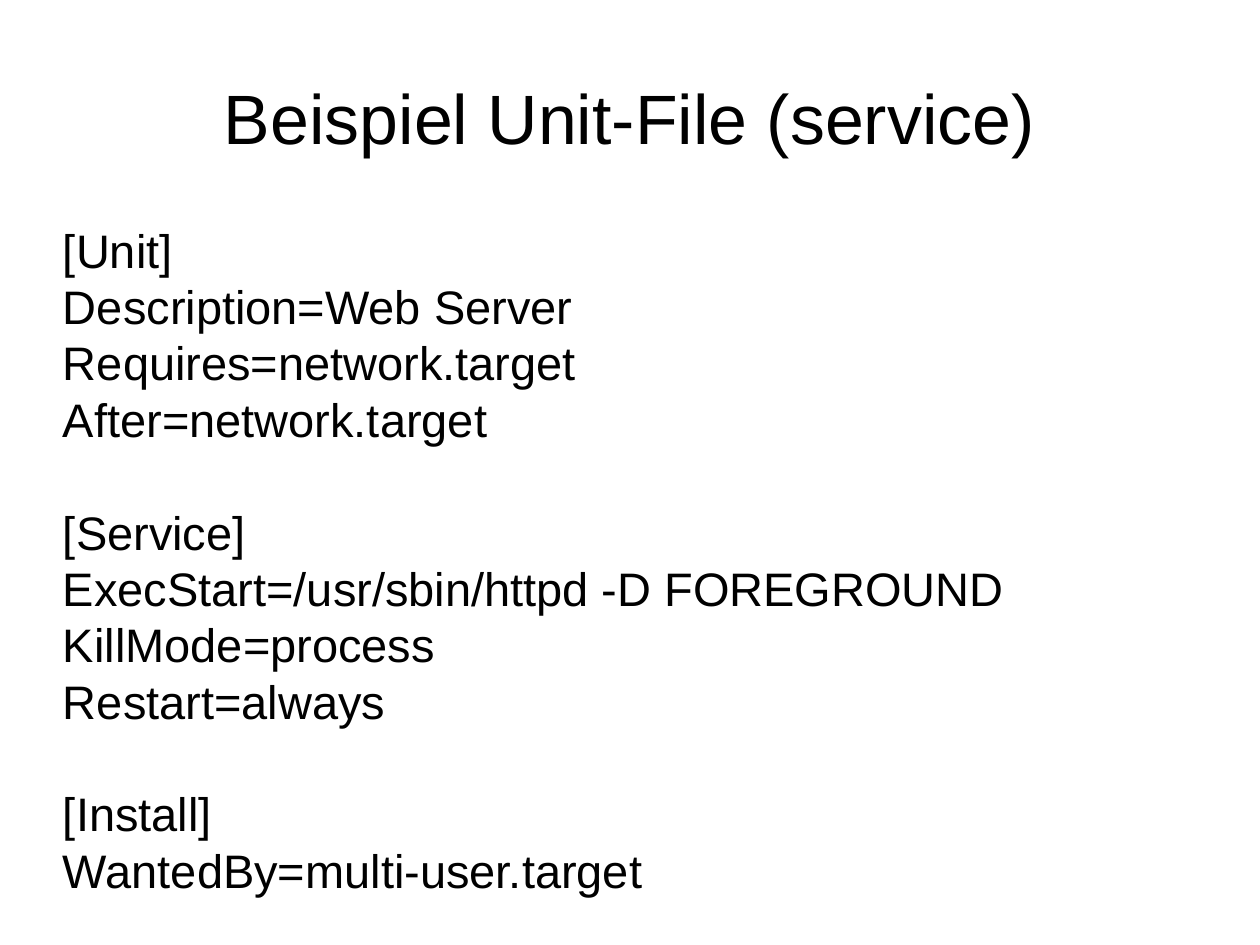
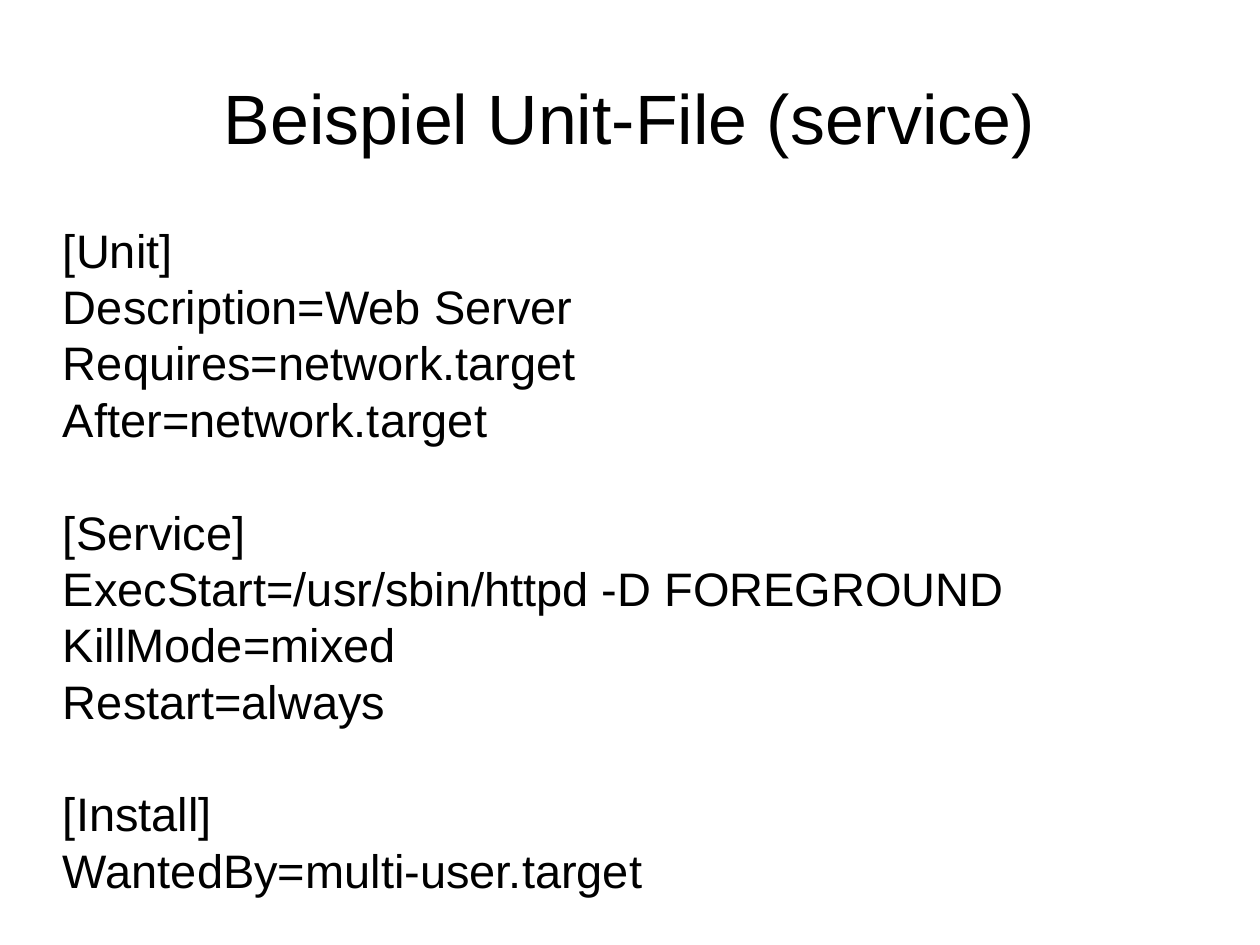
Before and after one commit to adfinis/adsy-trainings, a slide deck: slide 7 of SSA_SUSE-System-Administration/1001_systemd/modul_systemd_1001_01_slides.odp. Drawn at 1260x945 pixels with LibreOffice and Linux fonts; fonts in the diff are those of the drawing. Boxes give left, top, right and bottom in pixels: in the first picture for what was removed or moved away, otherwise in the second. Text is boxed around its words. In the diff, an @@ line names an element or a change of style, - is before the commit and + after.

```diff
--- a/SSA_SUSE-System-Administration/1001_systemd/modul_systemd_1001_01_slides.odp
+++ b/SSA_SUSE-System-Administration/1001_systemd/modul_systemd_1001_01_slides.odp
@@ text at (63, 234, 1003, 897): text changed @@
-[Unit]
-Description=Web Server
-Requires=network.target
-After=network.target
-[Service]
-ExecStart=/usr/sbin/httpd -D FOREGROUND
-KillMode=process
-Restart=always
-[Install]
-WantedBy=multi-user.target
+[Unit]
+Description=Web Server
+Requires=network.target
+After=network.target
+[Service]
+ExecStart=/usr/sbin/httpd -D FOREGROUND
+KillMode=mixed
+Restart=always
+[Install]
+WantedBy=multi-user.target
```
Also in this commit, not shown: 2 other slides changed, 3 other files.
